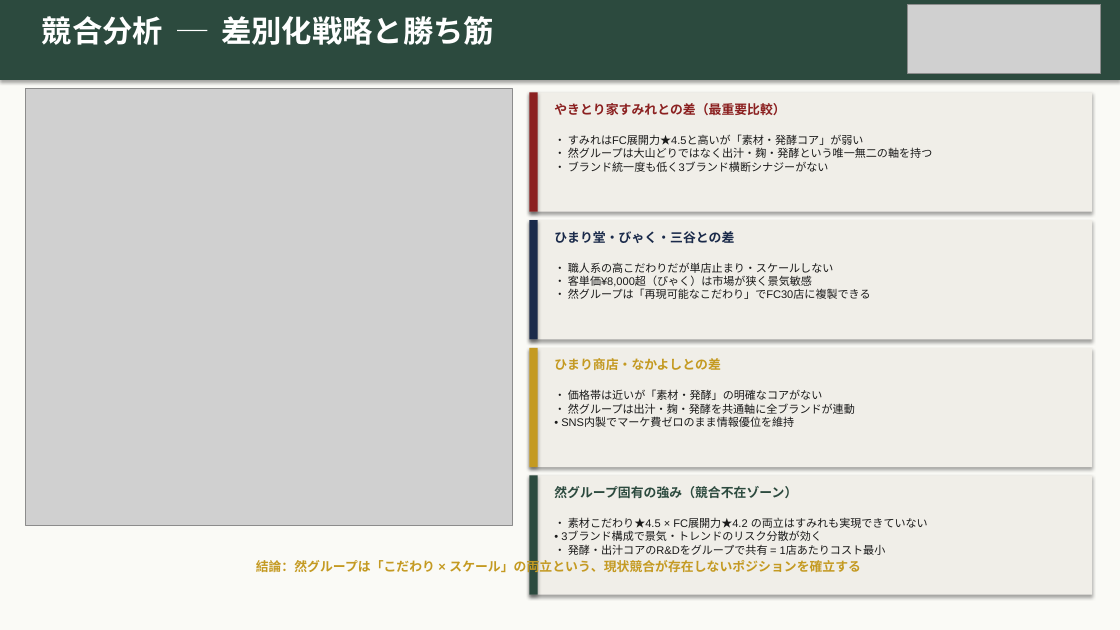
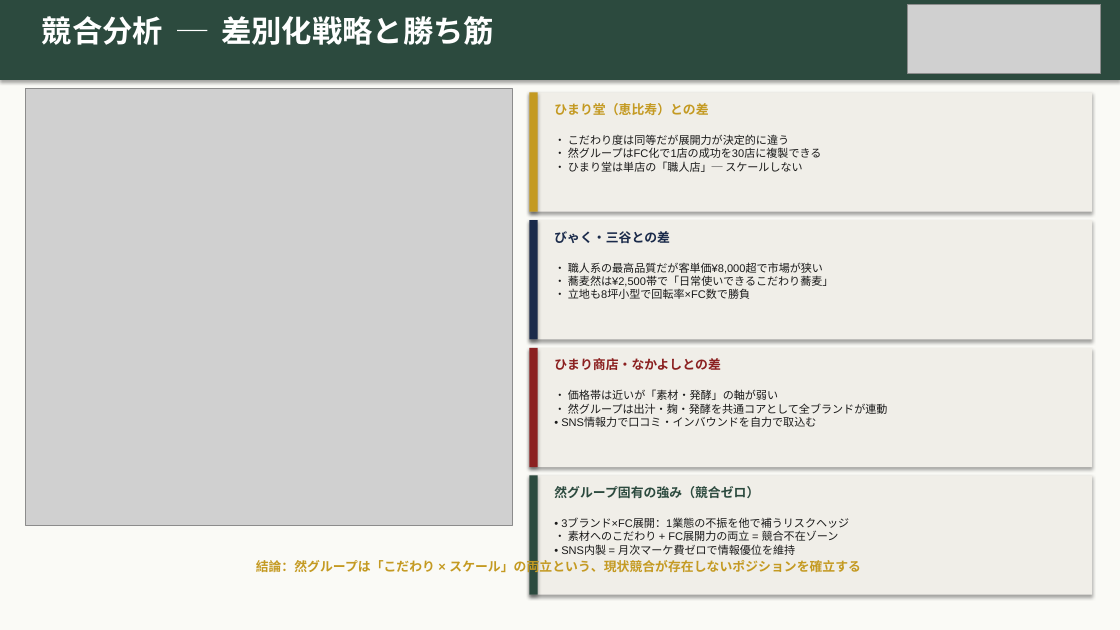
Before and after one commit to hunkotusaisinryo-lab/test-repo, a slide deck: slide 10 of zen/07_融資・投資家資料/然グループ_統合ピッチデッキ_強化版.pptx. Drawn at 1120x630 pixels with LibreOffice and Linux fonts; fonts in the diff are those of the drawing; grey boxes stand for pictures. Boxes give left, top, right and bottom in pixels: in the first picture for what was removed or moved away, otherwise in the second. Text is boxed around its words. In the diff, an @@ line names an element or a change of style, - is before the commit and + after.

```diff
--- a/zen/07_融資・投資家資料/然グループ_統合ピッチデッキ_強化版.pptx
+++ b/zen/07_融資・投資家資料/然グループ_統合ピッチデッキ_強化版.pptx
@@ rectangle at (529, 92, 538, 212): fill #8B2020 to #C49A22 @@
@@ text at (554, 103, 708, 115): text changed; text colour #8B2020 to #C49A22 @@
-やきとり家すみれとの差（最重要比較）
+ひまり堂（恵比寿）との差
@@ text at (568, 134, 822, 172): text changed @@
-• すみれはFC展開力★4.5と高いが「素材・発酵コア」が弱い
-• 然グループは大山どりではなく出汁・麹・発酵という唯一無二の軸を持つ
-• ブランド統一度も低く3ブランド横断シナジーがない
+• こだわり度は同等だが展開力が決定的に違う
+• 然グループはFC化で1店の成功を30店に複製できる
+• ひまり堂は単店の「職人店」─ スケールしない
@@ text at (554, 231, 670, 243): text changed @@
-ひまり堂・びゃく・三谷との差
+びゃく・三谷との差
@@ text at (568, 262, 834, 299): text changed @@
-• 職人系の高こだわりだが単店止まり・スケールしない
-• 客単価¥8,000超（びゃく）は市場が狭く景気敏感
-• 然グループは「再現可能なこだわり」でFC30店に複製できる
+• 職人系の最高品質だが客単価¥8,000超で市場が狭い
+• 蕎麦然は¥2,500帯で「日常使いできるこだわり蕎麦」
+• 立地も8坪小型で回転率×FC数で勝負
@@ rectangle at (529, 348, 538, 467): fill #C49A22 to #8B2020 @@
@@ text "ひまり商店・なかよしとの差" at (554, 358, 720, 370): text colour #C49A22 to #8B2020 @@
@@ text at (561, 389, 888, 427): text changed @@
-• 価格帯は近いが「素材・発酵」の明確なコアがない
-• 然グループは出汁・麹・発酵を共通軸に全ブランドが連動
-• SNS内製でマーケ費ゼロのまま情報優位を維持
+• 価格帯は近いが「素材・発酵」の軸が弱い
+• 然グループは出汁・麹・発酵を共通コアとして全ブランドが連動
+• SNS情報力で口コミ・インバウンドを自力で取込む
@@ text at (554, 486, 759, 498): text changed @@
-然グループ固有の強み（競合不在ゾーン）
+然グループ固有の強み（競合ゼロ）
@@ text at (561, 519, 849, 555): text changed @@
-• 素材こだわり★4.5 × FC展開力★4.2 の両立はすみれも実現できていない
-• 3ブランド構成で景気・トレンドのリスク分散が効く
-• 発酵・出汁コアのR&Dをグループで共有 = 1店あたりコスト最小
+• 3ブランド×FC展開：1業態の不振を他で補うリスクヘッジ
+• 素材へのこだわり + FC展開力の両立 = 競合不在ゾーン
+• SNS内製 = 月次マーケ費ゼロで情報優位を維持
```
Also in this commit, not shown: 2 other slides changed, 1 other file.
